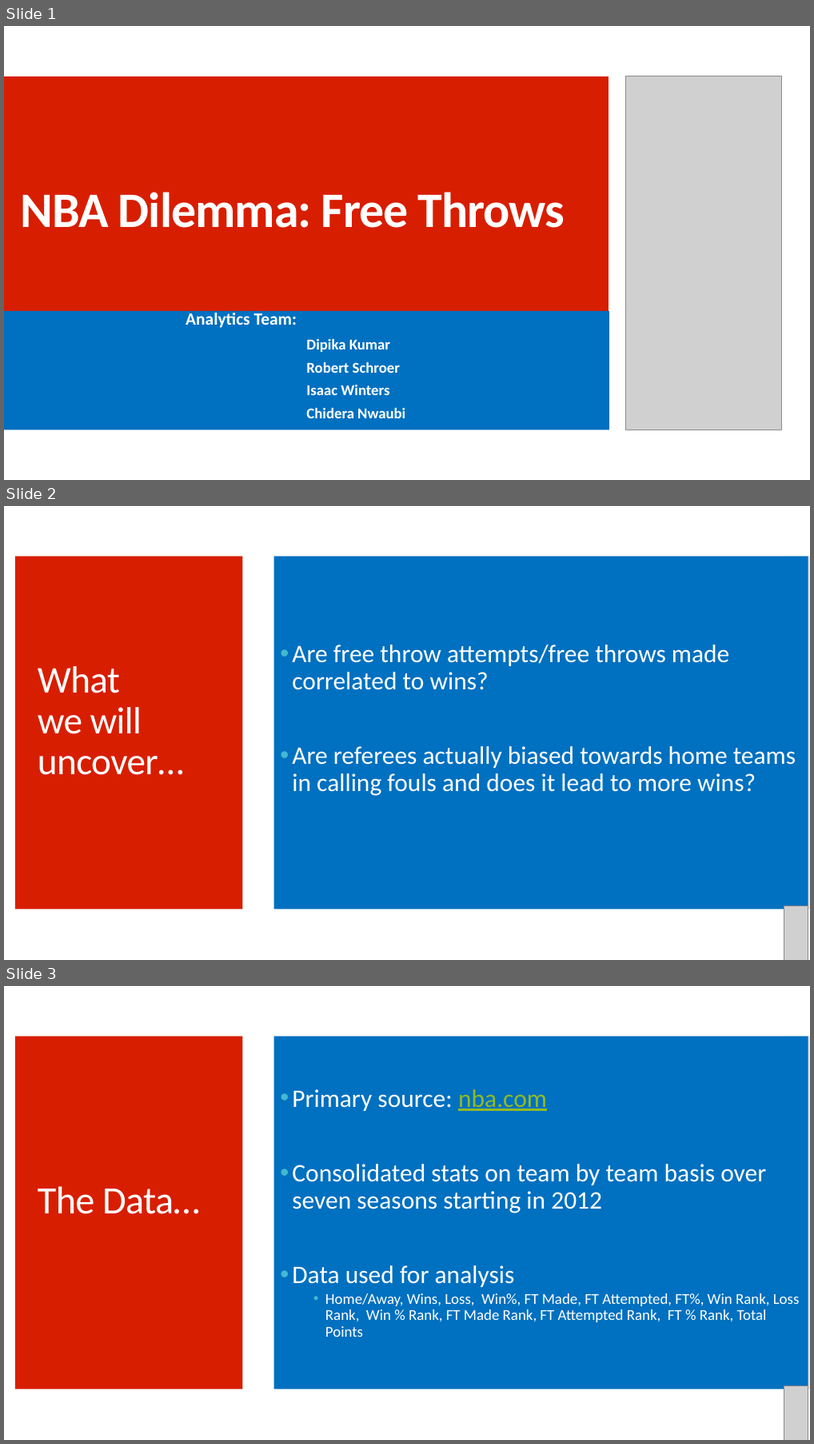
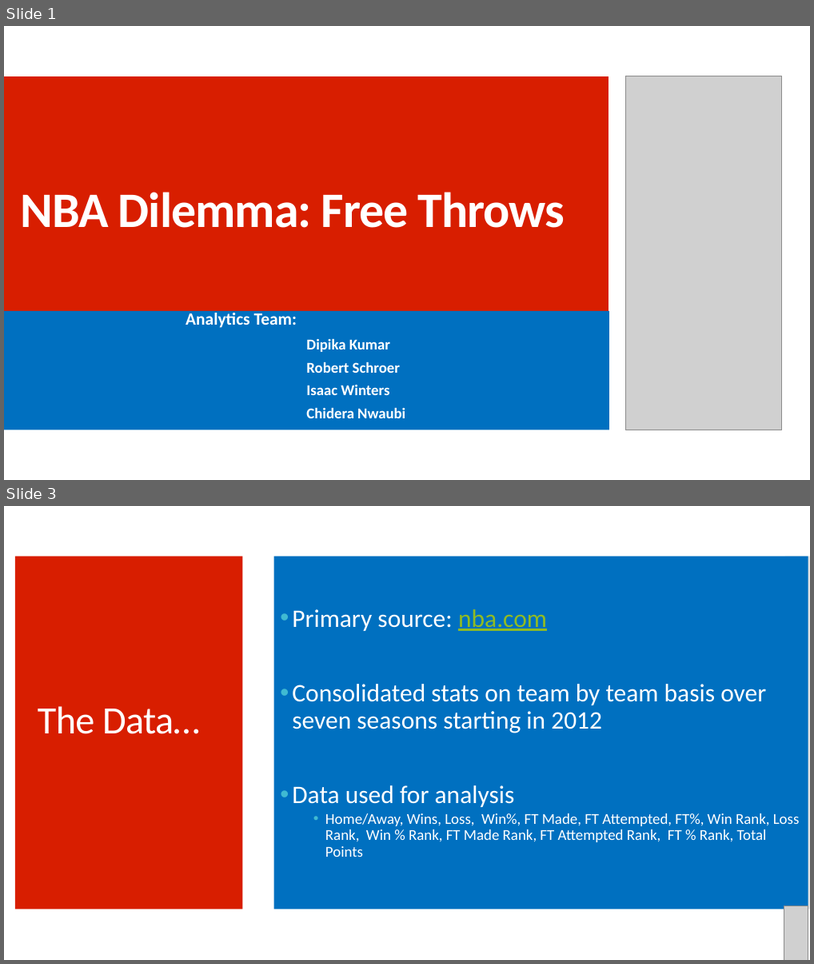
Before and after one commit to cnwaubi/LuckyNumber7, a slide deck: Presentation.pptx. Shown one above the other, each under a label of ours: slides 1, 2 and 3 before the commit, slides 1 and 3 after it; the slides between them are not shown. The pictures are 814x1444 and 814x964 pixels, drawn with LibreOffice and Linux fonts; fonts in the diff are those of the drawing; grey boxes stand for pictures. Boxes give left, top, right and bottom in pixels: in the first picture for what was removed or moved away, otherwise in the second. Text is boxed around its words. In the diff, an @@ line names an element or a change of style, - is before the commit and + after.

```diff
--- a/Presentation.pptx
+++ b/Presentation.pptx
@@ slide 2 removed at (4,506,810,960), background #FFFFFF; not listed: 2 template elements that a slide beside it also shows @@
@@ text removed at (274,556,809,909) @@
-• Are free throw attempts/free throws made correlated to wins?
-• Are referees actually biased towards home teams in calling fouls and does it lead to more wins?
@@ title removed at (38,666,184,775) @@
-What
-we will uncover…
@@ picture removed at (785,905,809,960) @@
```
Also in this commit, not shown: 1 slide changed, 8 slides added, 4 other slides removed.
